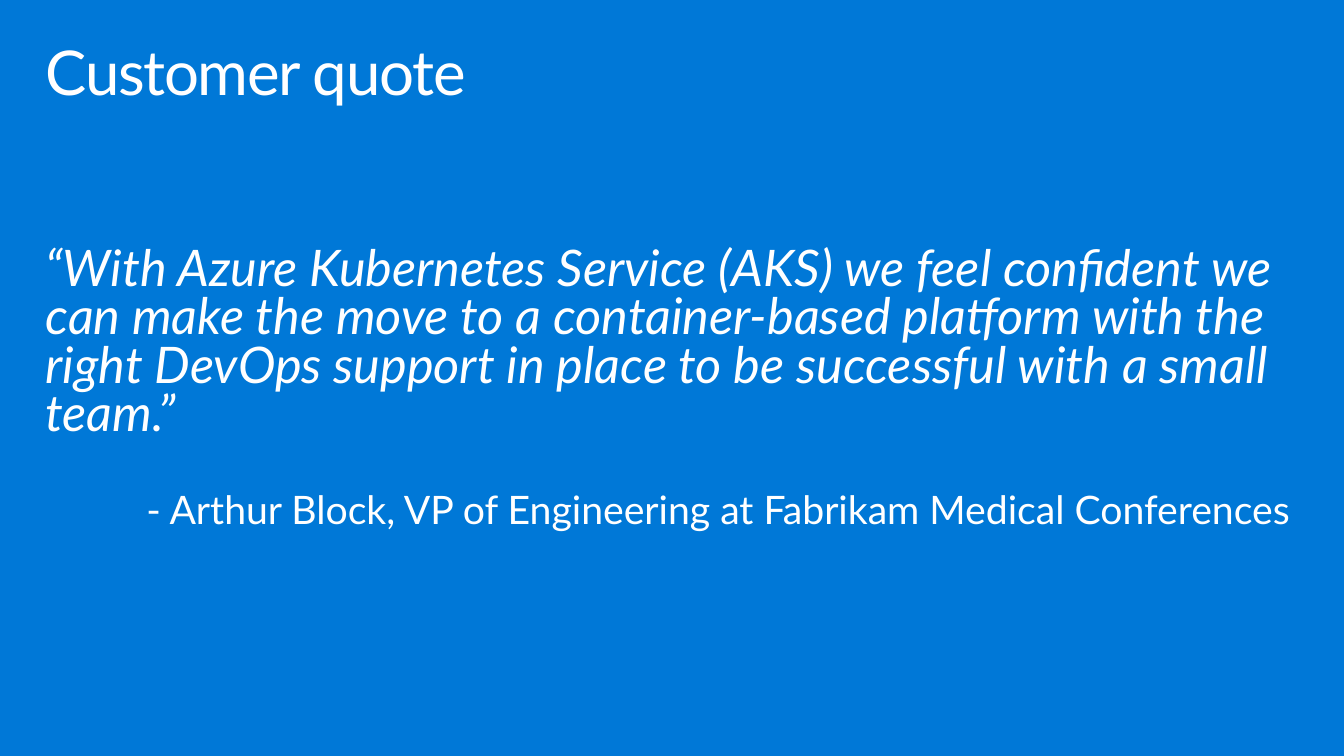
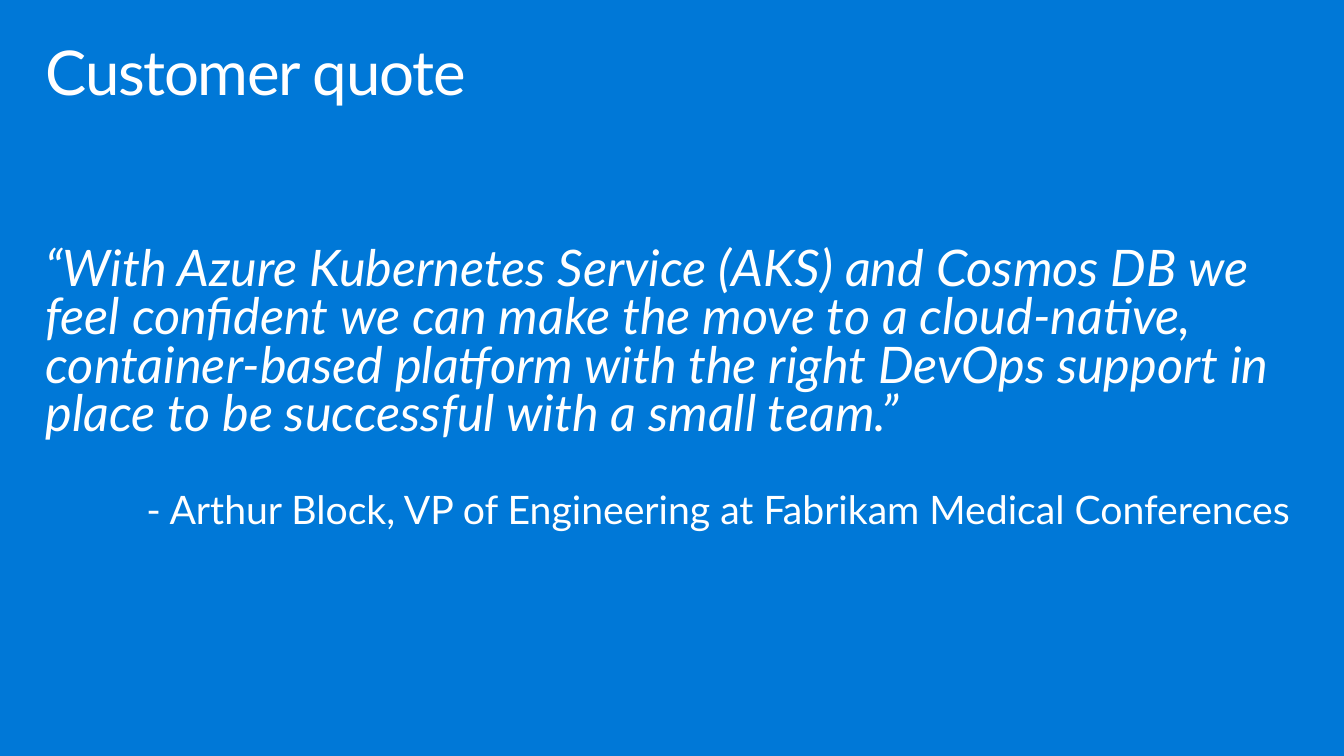
Before and after one commit to watson-enlighten/MCW-Cloud-native-applications, a slide deck: slide 23 of Whiteboard design session/WDS trainer presentation - Cloud-native applications.pptx. Drawn at 1344x756 pixels with LibreOffice and Linux fonts; fonts in the diff are those of the drawing. Boxes give left, top, right and bottom in pixels: in the first picture for what was removed or moved away, otherwise in the second. Text is boxed around its words. In the diff, an @@ line names an element or a change of style, - is before the commit and + after.

```diff
--- a/Whiteboard design session/WDS trainer presentation - Cloud-native applications.pptx
+++ b/Whiteboard design session/WDS trainer presentation - Cloud-native applications.pptx
@@ text at bbox=[46, 247, 1268, 440]: text changed @@
-“With Azure Kubernetes Service (AKS) we feel confident we can make the move to a container-based platform with the right DevOps support in place to be successful with a small team.”
+“With Azure Kubernetes Service (AKS) and Cosmos DB we feel confident we can make the move to a cloud-native, container-based platform with the right DevOps support in place to be successful with a small team.”
```
Also in this commit, not shown: 1 other slide changed, 2 other files.
